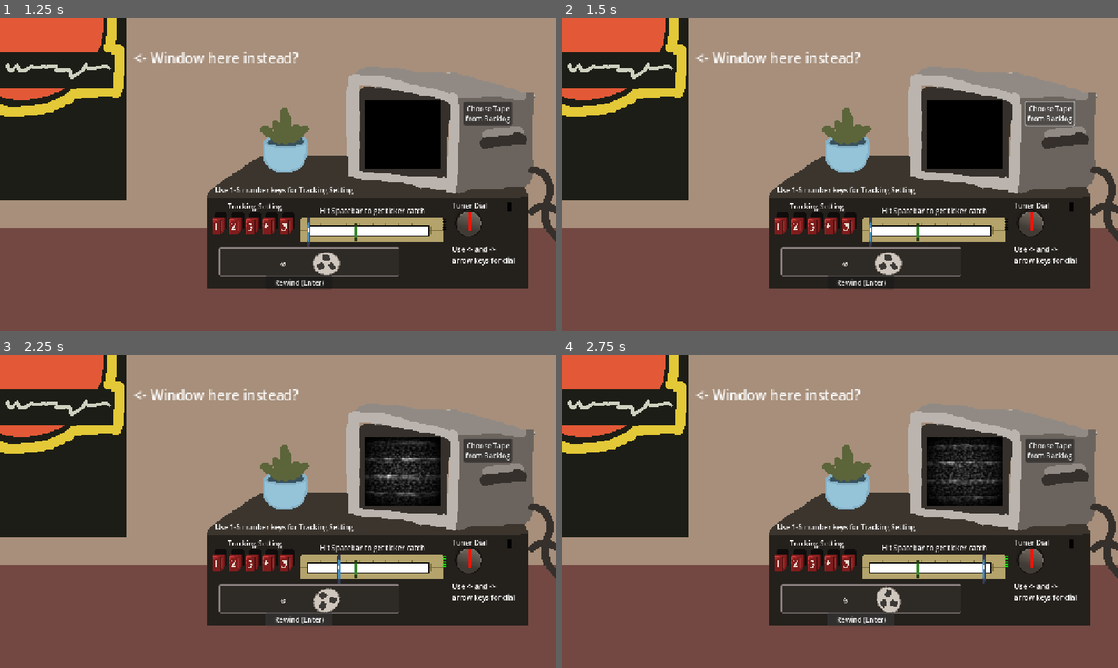
Above: before the commit, frames 1-4 (two rows, left to right).
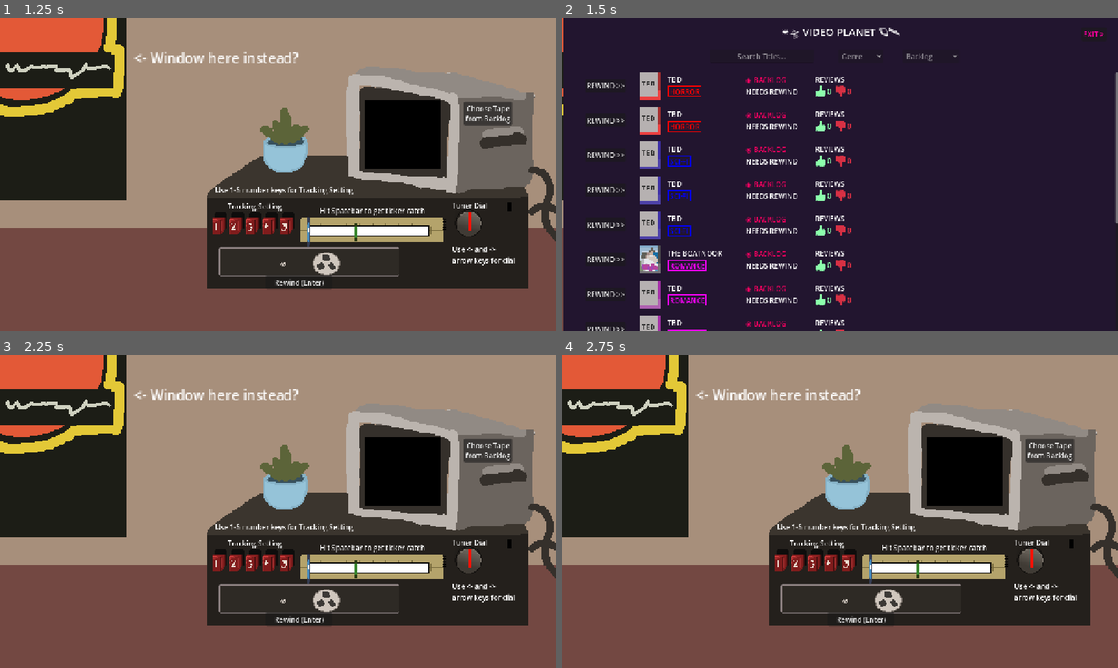
Above: after the commit, the same moments.

Repository: Sleeping-Robot-Games/video-planet
Game: Godot game, scene res://title/title.tscn
The game is run twice, just before and just after one commit, with the same random seed, the same clock (stepped at 60 frames per second) and the same inputs. The engine's default icon, where the game draws it, is replaced by a stand-in: a white triangle on a blue panel in a dark square. Video files are missing from this copy of the repository; at most half a second of black plays in their place.
Inputs:
- Up to frame 1 (1.25 s): click "Backroom" at 0.5 s
- Up to frame 2 (1.5 s): click "Choose Tape from Backlog" at 1.25 s
- Up to frame 3 (2.25 s): click "Rewind (Enter)" (after the commit: "REWIND >>") at 2 s
- Up to frame 4 (2.75 s): no input

Frame 1 is identical in both runs. In frame 2, 87% of the frame differs, in the area x 0-100%, y 0-100%; in frame 3, 1.5%; in frame 4, 1.4%.

Commit message:
select rewind tape from backroom

Diff:
--- a/backroom/backroom.gd
+++ b/backroom/backroom.gd
@@ -413,3 +413,7 @@
 		index += 1
 		if index <= VHS_DATA.number_of_failures_before_break:
 			light.color = Color.GREEN
+
+
+func _on_backlog_button_pressed() -> void:
+	$Website.open_by_backroom_computer()
--- a/backroom/backroom.tscn
+++ b/backroom/backroom.tscn
@@ -540,3 +540,4 @@
 [connection signal="area_entered" from="VCR/Ticker/Path2D/HitzonePathFollow2D/HitZone/Area2D" to="." method="_on_hitzone_area_2d_area_entered"]
 [connection signal="area_exited" from="VCR/Ticker/Path2D/HitzonePathFollow2D/HitZone/Area2D" to="." method="_on_hitzone_area_2d_area_exited"]
 [connection signal="pressed" from="FixTapeButton" to="." method="_on_fix_tape_button_pressed"]
+[connection signal="pressed" from="BacklogButton" to="." method="_on_backlog_button_pressed"]
--- /dev/null
+++ b/storefront/website/clear_icon.svg
@@ -0,0 +1 @@
+<svg xmlns="http://www.w3.org/2000/svg" width="16" height="16"><path fill="#fff" fill-opacity=".75" d="m1 3 2-2 5 5 5-5 2 2-5 5 5 5-2 2-5-5-5 5-2-2 5-5z"/></svg>
--- a/storefront/website/computer.gd
+++ b/storefront/website/computer.gd
@@ -4,8 +4,7 @@
 
 func _input(event):
 	if event.is_action_pressed("interact") and $PressKey.visible:
-		website.show()
-		get_tree().paused = true
+		website.open_by_storefront_computer()
 
 
 func _on_computer_body_entered(body: Node2D) -> void:
--- a/storefront/website/listing.gd
+++ b/storefront/website/listing.gd
@@ -2,6 +2,7 @@
 
 var review_scene = preload('res://storefront/website/review.tscn')
 
+@onready var rewind_button: Button = $RewindButton
 @onready var movie_poster: TextureRect = $Movie/Poster
 @onready var movie_title: Label = $Movie/Details/Title
 @onready var genre_border: NinePatchRect = $Movie/Details/Genre/Border
@@ -12,7 +13,11 @@
 @onready var neg_review_count: Label = $ReviewCounts/Counts/Negative/Count
 @onready var reviews_container: VBoxContainer = $Reviews/List
 
+var website: ColorRect = null
 var movie_id: String = '000'
+
+func init(_website: ColorRect) -> void:
+	website = _website
 
 func set_movie(_movie_id: String):
 	# id
@@ -54,3 +59,7 @@
 			pos_review_count.text = str(int(pos_review_count.text) + 1)
 		else:
 			neg_review_count.text = str(int(neg_review_count.text) + 1)
+
+
+func _on_rewind_button_pressed() -> void:
+	website.backroom_rewind_selected(movie_id)
--- a/storefront/website/listing.tscn
+++ b/storefront/website/listing.tscn
@@ -19,6 +19,12 @@
 theme_override_constants/separation = 32
 alignment = 1
 script = ExtResource("1_n7ked")
+
+[node name="RewindButton" type="Button" parent="."]
+layout_mode = 2
+size_flags_horizontal = 4
+size_flags_vertical = 4
+text = "REWIND >>"
 
 [node name="Movie" type="HBoxContainer" parent="."]
 layout_mode = 2
@@ -127,3 +133,5 @@
 layout_mode = 2
 theme_override_constants/separation = 6
 alignment = 1
+
+[connection signal="pressed" from="RewindButton" to="." method="_on_rewind_button_pressed"]
--- a/storefront/website/website.gd
+++ b/storefront/website/website.gd
@@ -4,16 +4,20 @@
 
 @onready var listings_container: VBoxContainer = $Container/Body/MovieList
 @onready var search_input: LineEdit = $Container/Header/VBox/Filters/Search
-@onready var genre_input: OptionButton = $Container/Header/VBox/Filters/Genre
-@onready var status_input: OptionButton = $Container/Header/VBox/Filters/Status
+@onready var genre_input: OptionButton = $Container/Header/VBox/Filters/Genre/Picker
+@onready var genre_clear: Button = $Container/Header/VBox/Filters/Genre/Spacer/ClearButton
+@onready var status_input: OptionButton = $Container/Header/VBox/Filters/Status/Picker
+@onready var status_clear: Button = $Container/Header/VBox/Filters/Status/Spacer/ClearButton
 
 func _ready():
+	# game pauses when website is open, this allows website to remain active during game pause
 	process_mode = Node.PROCESS_MODE_ALWAYS
 
 	# init movie listings
 	for movie_id in m.inventory.keys():
 		var listing = listing_scene.instantiate()
 		listings_container.add_child(listing)
+		listing.init(self)
 		listing.set_movie(movie_id)
 
 func _on_close_button_pressed() -> void:
@@ -56,8 +60,56 @@
 func _on_search_text_changed(_new_text: String) -> void:
 	filter_movies()
 
-func _on_genre_item_selected(_index: int) -> void:
+func _on_genre_item_selected(index: int) -> void:
+	filter_movies()
+	genre_clear.visible = bool(index)
+
+func _on_status_item_selected(index: int) -> void:
+	filter_movies()
+	status_clear.visible = bool(index)
+
+func open_by_storefront_computer() -> void:
+	search_input.text = ''
+	search_input.editable = true
+	genre_input.selected = 0
+	genre_input.disabled = false
+	genre_clear.hide()
+	status_input.selected = 0
+	status_input.disabled = false
+	status_clear.hide()
+	for listing in listings_container.get_children():
+		listing.rewind_button.hide()
+	filter_movies()
+	show()
+	get_tree().paused = true
+
+func open_by_backroom_computer() -> void:
+	search_input.text = ''
+	search_input.editable = false
+	genre_input.selected = 0
+	genre_input.disabled = true
+	genre_clear.hide()
+	status_input.selected = 2
+	status_input.disabled = true
+	status_clear.hide()
+	for listing in listings_container.get_children():
+		listing.rewind_button.show()
+	filter_movies()
+	show()
+	get_tree().paused = true
+
+func backroom_rewind_selected(movie_id: String) -> void:
+	get_tree().paused = false
+	print('rewinding movie_id: ', movie_id)
+	# TODO emit signal for backroom to rewind specified movie
+	hide()
+
+func _on_clear_genre_pressed() -> void:
+	genre_input.select(0)
+	genre_clear.hide()
 	filter_movies()
 
-func _on_status_item_selected(_index: int) -> void:
+func _on_clear_status_pressed() -> void:
+	status_input.select(0)
+	status_clear.hide()
 	filter_movies()
--- a/storefront/website/website.tscn
+++ b/storefront/website/website.tscn
@@ -1,6 +1,7 @@
-[gd_scene load_steps=2 format=3 uid="uid://bahogvabt6amf"]
+[gd_scene load_steps=3 format=3 uid="uid://bahogvabt6amf"]
 
 [ext_resource type="Script" uid="uid://dvoa2bgniijt7" path="res://storefront/website/website.gd" id="1_6c0tl"]
+[ext_resource type="Texture2D" uid="uid://bo3occen3lknt" path="res://storefront/website/clear_icon.svg" id="2_6c0tl"]
 
 [node name="Website" type="ColorRect"]
 custom_minimum_size = Vector2(1280, 720)
@@ -47,10 +48,19 @@
 [node name="Search" type="LineEdit" parent="Container/Header/VBox/Filters"]
 custom_minimum_size = Vector2(240, 0)
 layout_mode = 2
+text = "a"
 placeholder_text = "Search Titles..."
 alignment = 1
+clear_button_enabled = true
 
-[node name="Genre" type="OptionButton" parent="Container/Header/VBox/Filters"]
+[node name="Spacer" type="Control" parent="Container/Header/VBox/Filters"]
+custom_minimum_size = Vector2(24, 0)
+layout_mode = 2
+
+[node name="Genre" type="HBoxContainer" parent="Container/Header/VBox/Filters"]
+layout_mode = 2
+
+[node name="Picker" type="OptionButton" parent="Container/Header/VBox/Filters/Genre"]
 layout_mode = 2
 selected = 0
 item_count = 5
@@ -65,7 +75,20 @@
 popup/item_4/text = "Comedy"
 popup/item_4/id = 4
 
-[node name="Status" type="OptionButton" parent="Container/Header/VBox/Filters"]
+[node name="Spacer" type="Control" parent="Container/Header/VBox/Filters/Genre"]
+custom_minimum_size = Vector2(24, 0)
+layout_mode = 2
+
+[node name="ClearButton" type="Button" parent="Container/Header/VBox/Filters/Genre/Spacer"]
+layout_mode = 0
+offset_right = 18.0
+offset_bottom = 31.0
+theme_override_icons/icon = ExtResource("2_6c0tl")
+
+[node name="Status" type="HBoxContainer" parent="Container/Header/VBox/Filters"]
+layout_mode = 2
+
+[node name="Picker" type="OptionButton" parent="Container/Header/VBox/Filters/Status"]
 layout_mode = 2
 selected = 0
 item_count = 4
@@ -77,6 +100,16 @@
 popup/item_2/id = 2
 popup/item_3/text = "Checked Out"
 popup/item_3/id = 3
+
+[node name="Spacer" type="Control" parent="Container/Header/VBox/Filters/Status"]
+custom_minimum_size = Vector2(24, 0)
+layout_mode = 2
+
+[node name="ClearButton" type="Button" parent="Container/Header/VBox/Filters/Status/Spacer"]
+layout_mode = 0
+offset_right = 18.0
+offset_bottom = 31.0
+theme_override_icons/icon = ExtResource("2_6c0tl")
 
 [node name="Body" type="ScrollContainer" parent="Container"]
 layout_mode = 2
@@ -97,6 +130,8 @@
 text = "EXIT >"
 
 [connection signal="text_changed" from="Container/Header/VBox/Filters/Search" to="." method="_on_search_text_changed"]
-[connection signal="item_selected" from="Container/Header/VBox/Filters/Genre" to="." method="_on_genre_item_selected"]
-[connection signal="item_selected" from="Container/Header/VBox/Filters/Status" to="." method="_on_status_item_selected"]
+[connection signal="item_selected" from="Container/Header/VBox/Filters/Genre/Picker" to="." method="_on_genre_item_selected"]
+[connection signal="pressed" from="Container/Header/VBox/Filters/Genre/Spacer/ClearButton" to="." method="_on_clear_genre_pressed"]
+[connection signal="item_selected" from="Container/Header/VBox/Filters/Status/Picker" to="." method="_on_status_item_selected"]
+[connection signal="pressed" from="Container/Header/VBox/Filters/Status/Spacer/ClearButton" to="." method="_on_clear_status_pressed"]
 [connection signal="pressed" from="Button" to="." method="_on_close_button_pressed"]
Not shown: 1 places in backroom/backroom.tscn that only renumber resources
Not shown: 1 places in storefront/storefront.tscn that only renumber resources
Not shown, added: storefront/website/clear_icon.svg.import
